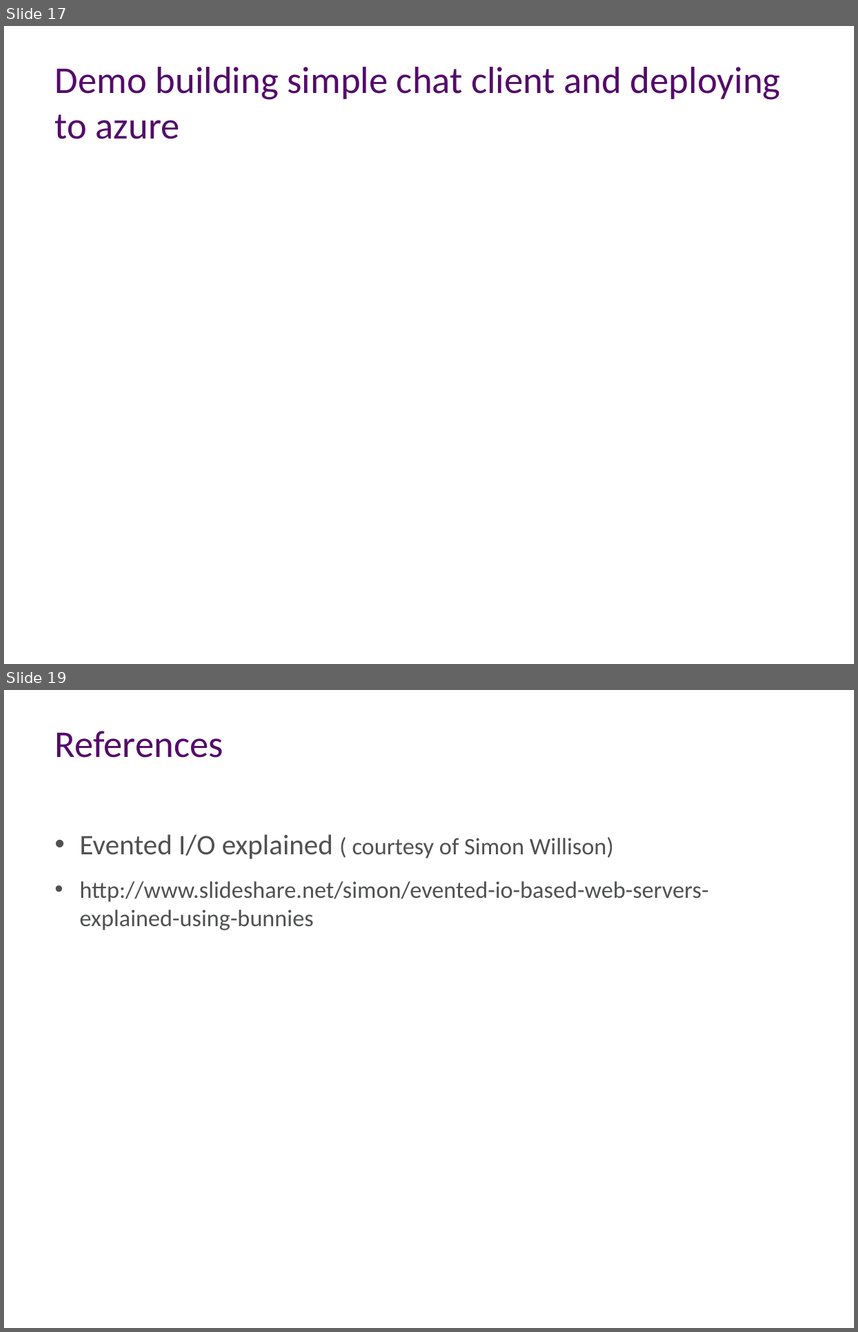
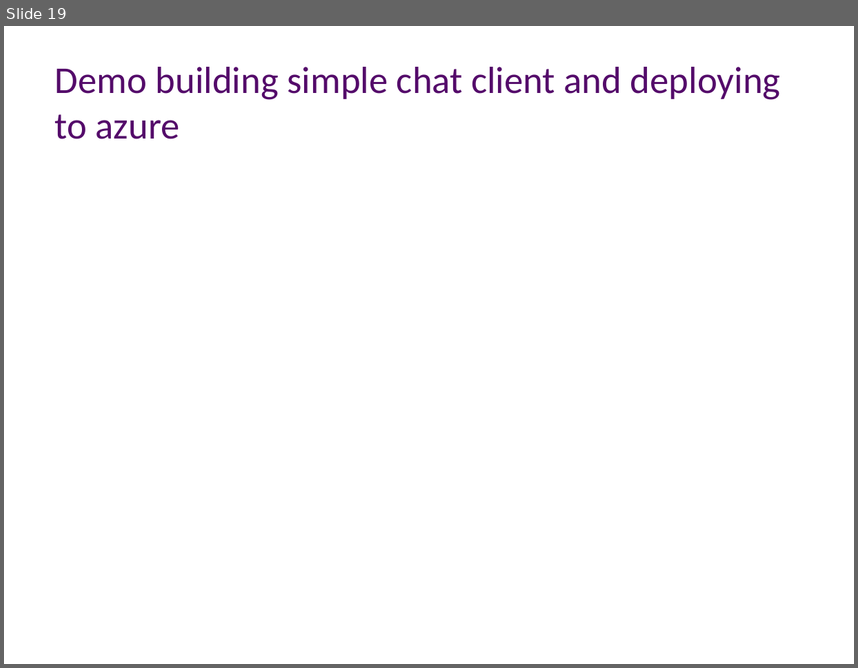
Before and after one commit to aidancasey/AzureNodeChatClient, a slide deck: presentation/Building Node.js Applications on Windows Azure.pptx. Shown one above the other, each under a label of ours: slides 17 and 19 before the commit, slide 19 after it; the slides between them are not shown. The pictures are 858x1332 and 858x668 pixels, drawn with LibreOffice and Linux fonts; fonts in the diff are those of the drawing; background and template pictures are left out. Boxes give left, top, right and bottom in pixels: in the first picture for what was removed or moved away, otherwise in the second. Text is boxed around its words. In the diff, an @@ line names an element or a change of style, - is before the commit and + after.

```diff
--- a/presentation/Building Node.js Applications on Windows Azure.pptx
+++ b/presentation/Building Node.js Applications on Windows Azure.pptx
@@ slide 19 removed at (4,690,854,1328), background #FFFFFF @@
@@ title removed at (55,731,223,758) @@
-References
@@ text removed at (80,834,709,930) @@
-• Evented I/O explained ( courtesy of Simon Willison)
-• http://www.slideshare.net/simon/evented-io-based-web-servers-explained-using-bunnies
@@ what was slide 17 is now slide 19 @@
```
Also in this commit, not shown: 2 slides added, 1 other slide removed.
